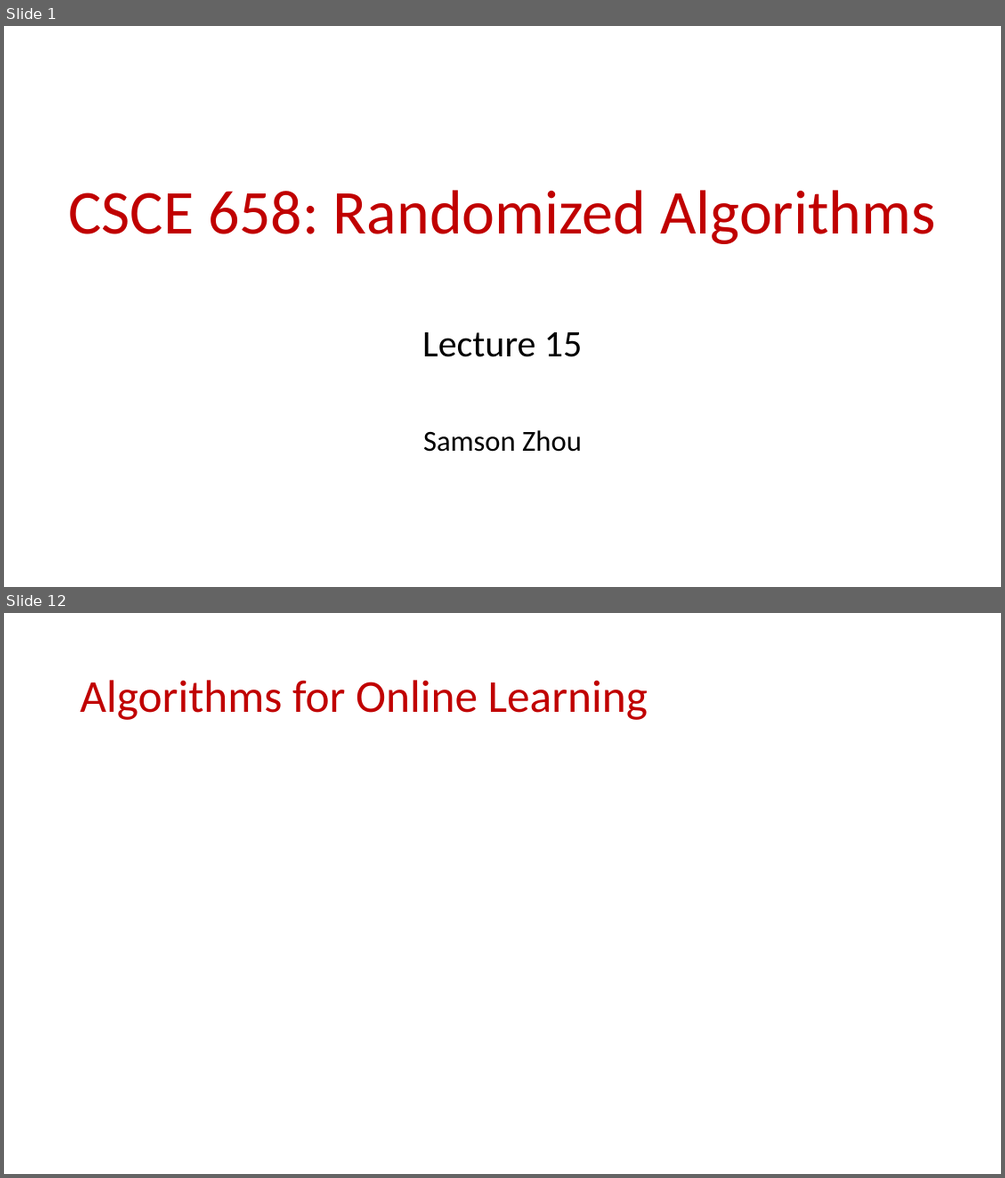
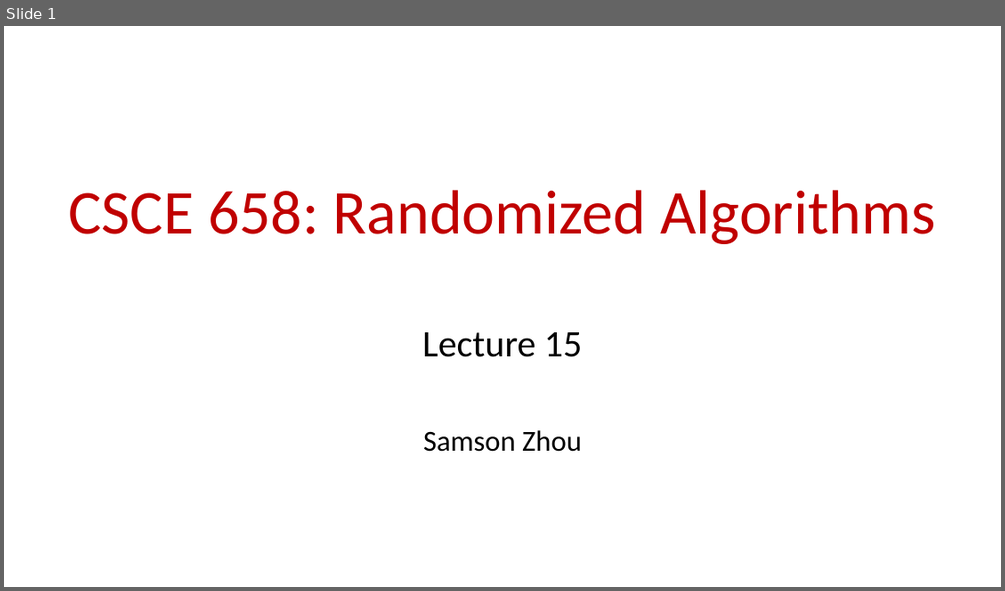
Before and after one commit to samsonzhou/samsonzhou.github.io, a slide deck: CSCE658-S24/L16.pptx. Shown one above the other, each under a label of ours: slides 1 and 12 before the commit, slide 1 after it; the slides between them are not shown. The pictures are 1005x1178 and 1005x591 pixels, drawn with LibreOffice and Linux fonts; fonts in the diff are those of the drawing; grey boxes stand for pictures. Boxes give left, top, right and bottom in pixels: in the first picture for what was removed or moved away, otherwise in the second. Text is boxed around its words. In the diff, an @@ line names an element or a change of style, - is before the commit and + after.

```diff
--- a/CSCE658-S24/L16.pptx
+++ b/CSCE658-S24/L16.pptx
@@ slide 12 removed at <box>4,613,1001,1174</box>, background #FFFFFF @@
@@ title removed at <box>80,680,647,720</box> @@
-Algorithms for Online Learning
```
Also in this commit, not shown: 1 slide added, 33 other slides removed, 2 other files.
